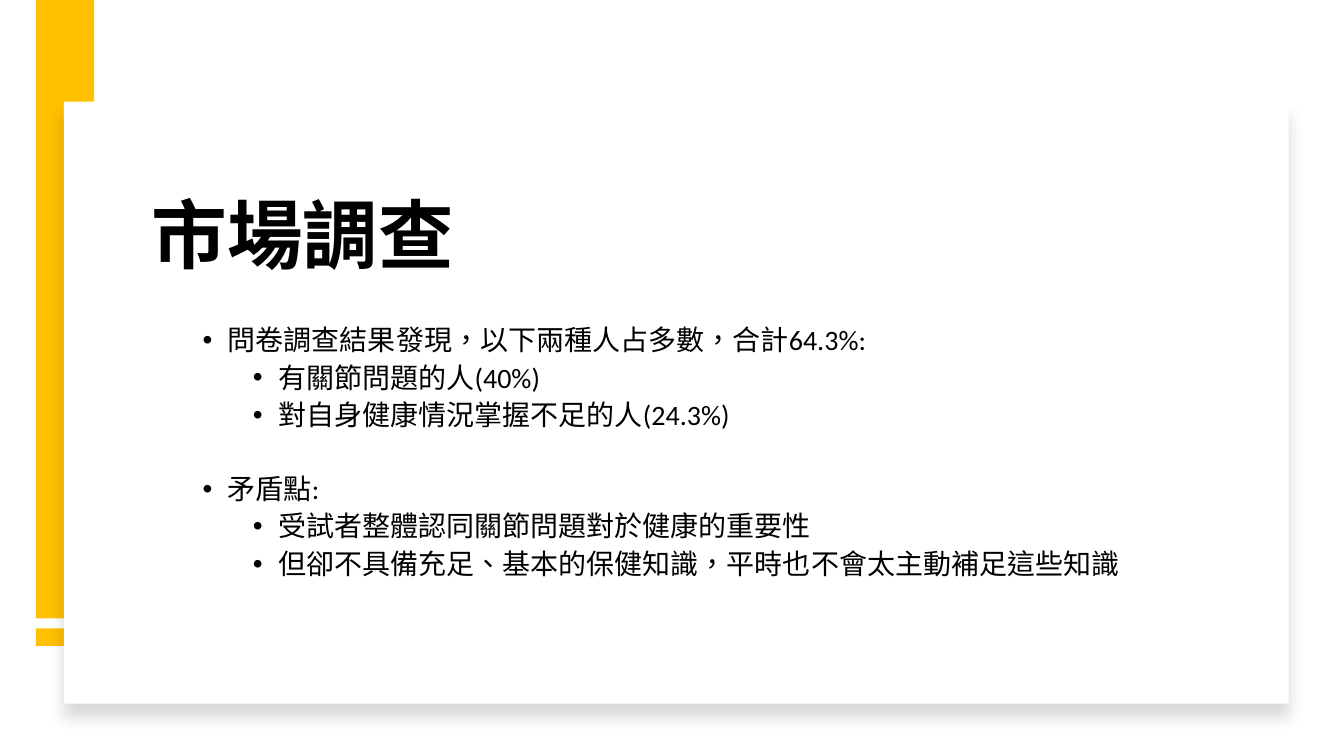
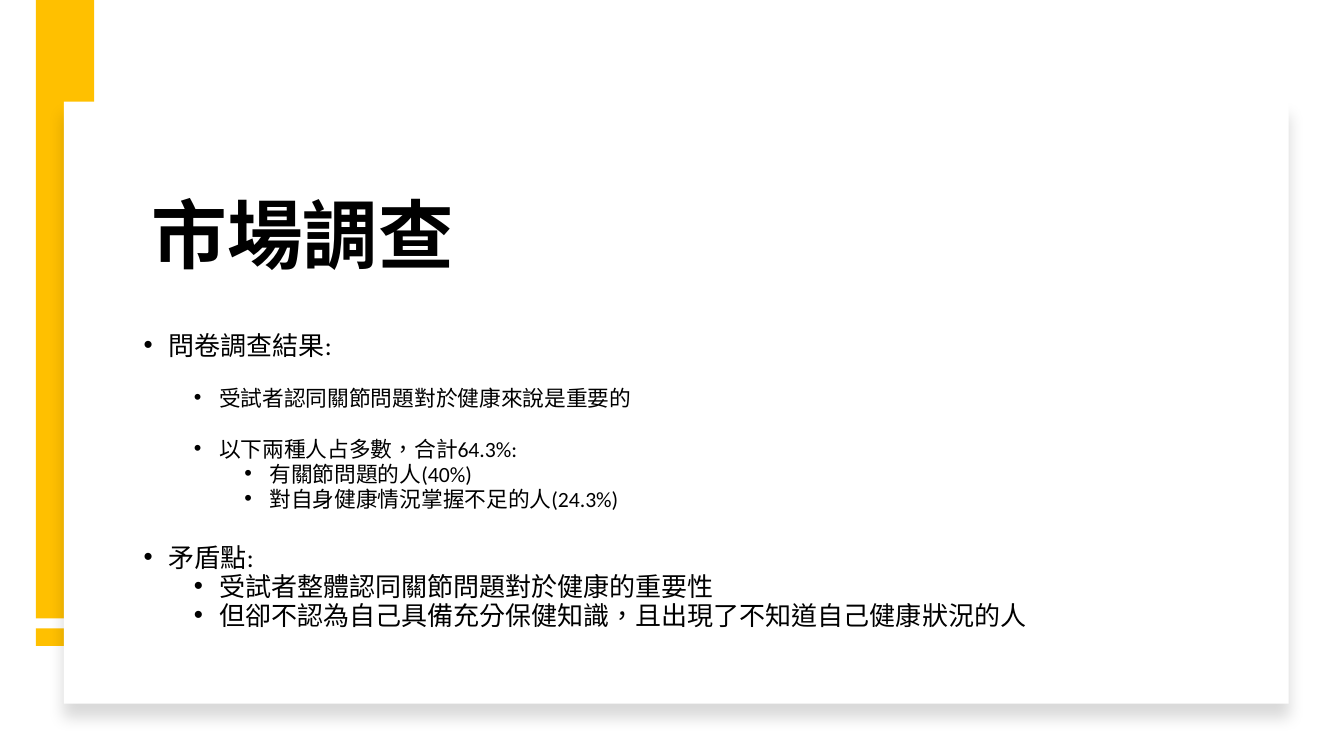
Before and after one commit to michaelchen1225/-, a slide deck: slide 5 of 整合/產品報告.pptx. Drawn at 1344x756 pixels with LibreOffice and Linux fonts; fonts in the diff are those of the drawing. Boxes give left, top, right and bottom in pixels: in the first picture for what was removed or moved away, otherwise in the second. Text is boxed around its words. In the diff, an @@ line names an element or a change of style, - is before the commit and + after.

```diff
--- a/整合/產品報告.pptx
+++ b/整合/產品報告.pptx
@@ text "問卷調查結果:": place and size @@
-text "問卷調查結果:" at <box>228,326,1119,577</box>
+text "問卷調查結果:" at <box>169,333,1026,627</box>
@@ text at <box>169,333,631,459</box>: text changed; size 20 to 15.5 pt @@
-  • 問卷調查結果發現，以下兩種人占多數，合計64.3%:
+• 問卷調查結果:
+  • 受試者認同關節問題對於健康來說是重要的
+  • 以下兩種人占多數，合計64.3%:
@@ text at <box>169,463,714,604</box>: size 20 to 15.5 pt in "有關節問題的人(40%)", "對自身健康情況掌握不足的人(24.3%)"; size 20 to 18.6 pt in "矛盾點:", "受試者整體認同關節問題對於健康的重要性"; line spacing 0.9 to 0.7; list level 2 to 1 in "矛盾點:"; list level 3 to 2 in "受試者整體認同關節問題對於健康的重要性" @@
@@ text at <box>219,603,1026,627</box>: text changed; size 20 to 18.6 pt @@
-    • 但卻不具備充足、基本的保健知識，平時也不會太主動補足這些知識
+  • 但卻不認為自己具備充分保健知識，且出現了不知道自己健康狀況的人
```
Also in this commit, not shown: 4 other slides changed, 1 slide removed, 39 other files.
